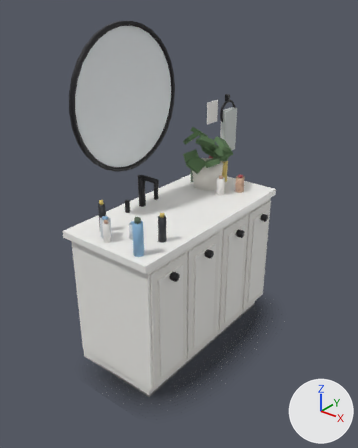
Renders of the glTF model scratchpad/baths/glb/bath2f_vanity.glb from each side of a commit.
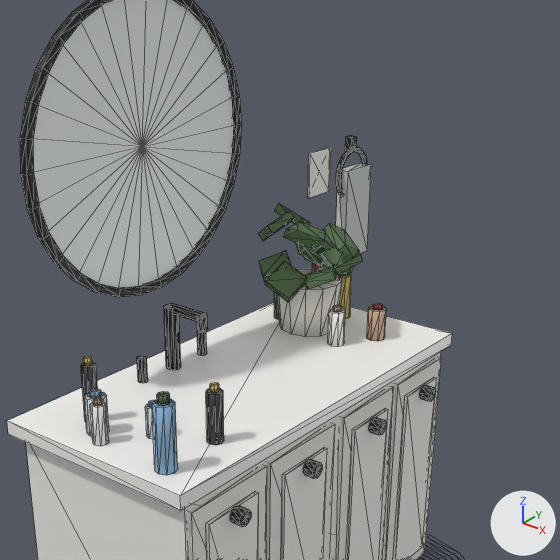
Each version appears first whole from a camera (50 mm lens) standing at (2.05, -4.03, 2.13) and looking at (0.37, -1.94, 0.83), and next in a close-up on the part from 17% to 92% of the width and 6% to 66% of the height. The axes (+X, +Y, +Z) are drawn at lower right. The lights are the same throughout. The last two pictures show the newer version. The close-ups show mesh edges as thin lines. Vertices at exactly the same position are counted once.

Names of what the first close-up shows: 'root'.
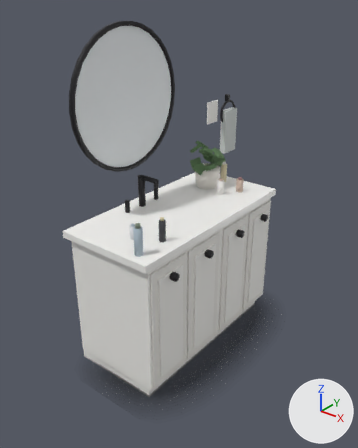
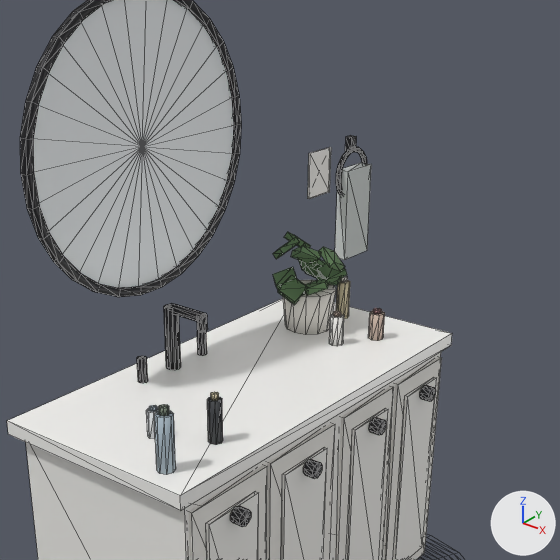
Patch to the scene script:
```diff
--- a/scratchpad/baths/glb/bath2f_vanity.glb.py
+++ b/scratchpad/baths/glb/bath2f_vanity.glb.py
@@ me_mesh_0 @@
-me_mesh_0.from_pydata(...)  # 1342 vertices, 2414 faces; spans x 0.01..0.95, y -2.64..-0.88, z 0.0..1.95
+me_mesh_0.from_pydata(...)  # 1167 vertices, 2094 faces; spans x 0.01..0.95, y -2.64..-0.88, z 0.0..1.95
+# me_mesh_0 part 1: the loose piece of 8 vertices spanning x 0.23..0.36, y -1.63..-1.51, z 1.19..1.29 is scaled about its middle by (0.733, 0.736, 0.739), then moved by (-0.01, 0.03, -0.07)
+# me_mesh_0 part 2: the loose piece of 8 vertices spanning x 0.19..0.29, y -1.65..-1.54, z 1.04..1.14 is scaled about its middle by (0.734, 0.735, 0.737), then moved by (0.0, 0.03, -0.04)
+# me_mesh_0 part 3: the loose piece of 8 vertices spanning x 0.12..0.25, y -1.63..-1.5, z 1.08..1.16 is scaled about its middle by (0.733, 0.734, 0.746), then moved by (0.02, 0.02, -0.04)
+# me_mesh_0 part 4: the loose piece of 8 vertices spanning x 0.09..0.2, y -1.58..-1.45, z 1.18..1.28 is scaled about its middle by (0.736, 0.733, 0.738), then moved by (0.03, 0.01, -0.07)
+# me_mesh_0 part 5: the loose piece of 8 vertices spanning x 0.17..0.29, y -1.42..-1.32, z 1.06..1.18 is scaled about its middle by 0.734, then moved by (0.01, -0.03, -0.04)
+# me_mesh_0 part 6: the loose piece of 8 vertices spanning x 0.23..0.35, y -1.45..-1.33, z 1.09..1.12 is scaled about its middle by (0.733, 0.733, 0.776), then moved by (-0.01, -0.03, -0.04)
+# me_mesh_0 part 7: the loose piece of 8 vertices spanning x 0.27..0.4, y -1.5..-1.37, z 1.11..1.19 is scaled about its middle by (0.733, 0.734, 0.745), then moved by (-0.03, -0.02, -0.05)
+# me_mesh_0 part 8: the loose piece of 35 vertices spanning x 0.18..0.22, y -2.41..-2.37, z 0.91..1.09 is deleted
+# me_mesh_0 part 9: the loose piece of 35 vertices spanning x 0.17..0.21, y -1.37..-1.33, z 0.91..1.1 is deleted
+# me_mesh_0 part 10: the loose piece of 8 vertices spanning x 0.1..0.21, y -1.5..-1.4, z 1.2..1.29 is deleted
+# me_mesh_0 part 11: the loose piece of 8 vertices spanning x 0.32..0.41, y -1.54..-1.42, z 1.16..1.27 is deleted
+# me_mesh_0 part 12: 52 vertices moved from x 0.13..0.49, y -1.58..-1.32, z 1.0..1.07 to x 0.15..0.5, y -1.57..-1.33, z 0.91..1.18; 92 vertices removed from x 0.11..0.5, y -1.61..-1.33, z 0.91..1.19; 73 vertices added at x 0.14..0.47, y -1.57..-1.32, z 0.91..1.21
+# me_mesh_0 part 13: 75 vertices moved from x 0.24..0.56, y -2.49..-2.25, z 0.91..1.09 to x 0.37..0.56, y -2.48..-2.26, z 0.98..1.08; 73 vertices removed from x 0.26..0.55, y -2.48..-2.26, z 0.91..1.11; 3 vertices added at x 0.53..0.55, y -2.47..-2.27, z 1.04..1.06
+# me_mesh_0 part 14: 24 faces spanning x 0.38..0.4, y -2.36..-2.34, z 0.98..0.99 switch from mat_b2b3 (beige #c9a58c) to mat_b2b4 (light grey #aebfcb)
+# me_mesh_0 part 15: 16 faces spanning x 0.52..0.54, y -2.28..-2.26, z 1.03..1.04 switch from mat_b2b1 (light grey #cfd8de) to mat_b2b5 (beige #ddd2ae)
+# me_mesh_0 part 16: 19 faces spanning x 0.52..0.55, y -2.47..-2.45, z 1.06..1.08 switch from mat_b2b4 (blue #89b5d8) to mat_b2b7 (grey #7d8a78)
 me_mesh_0.materials.append(mat_csh0)
```

Changed parts and their boxes (x1, y1, x2, y2) in the close-ups (560 x 560 px; the box of a moved part takes in the faces that stretch with it):
part 1 of me_mesh_0, moved or reshaped: before (284, 222, 326, 248); after (291, 245, 321, 264)
part 2 of me_mesh_0, moved or reshaped: before (265, 261, 306, 302); after (278, 275, 306, 305)
part 3 of me_mesh_0, moved or reshaped: before (259, 250, 292, 281); after (273, 267, 297, 290)
part 4 of me_mesh_0, moved or reshaped: before (259, 210, 295, 241); after (273, 237, 299, 259)
part 5 of me_mesh_0, moved or reshaped (mostly hidden): before (305, 240, 335, 266); after (305, 260, 327, 276)
part 6 of me_mesh_0, moved or reshaped: before (321, 260, 354, 275); after (317, 274, 341, 285)
part 7 of me_mesh_0, moved or reshaped: before (322, 247, 363, 275); after (317, 264, 347, 285)
part 8 of me_mesh_0, deleted: before (81, 356, 98, 422)
part 9 of me_mesh_0, deleted (mostly hidden): before (312, 263, 321, 270)
part 10 of me_mesh_0, deleted: before (274, 204, 310, 225)
part 11 of me_mesh_0, deleted: before (323, 223, 360, 257)
part 12 of me_mesh_0, moved or reshaped: before (274, 242, 387, 347); after (283, 232, 385, 346)
part 13 of me_mesh_0, moved or reshaped: before (84, 382, 224, 475); after (146, 392, 223, 475)
part 14 of me_mesh_0, recoloured: before (93, 397, 102, 406); after (149, 405, 157, 412)
part 15 of me_mesh_0, recoloured: before (84, 396, 109, 437); after (211, 394, 219, 401)
part 16 of me_mesh_0, recoloured: before (89, 389, 101, 398); after (158, 404, 169, 416)
